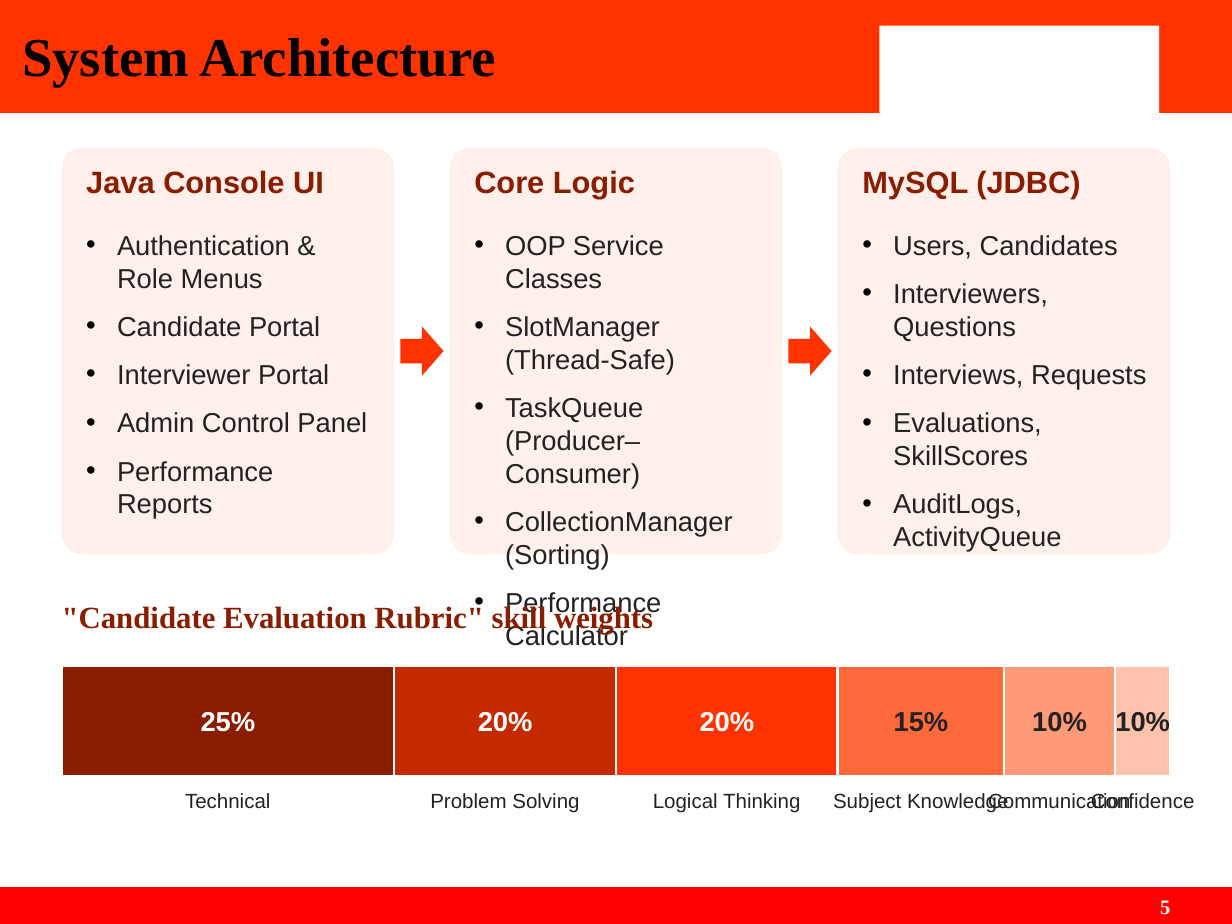
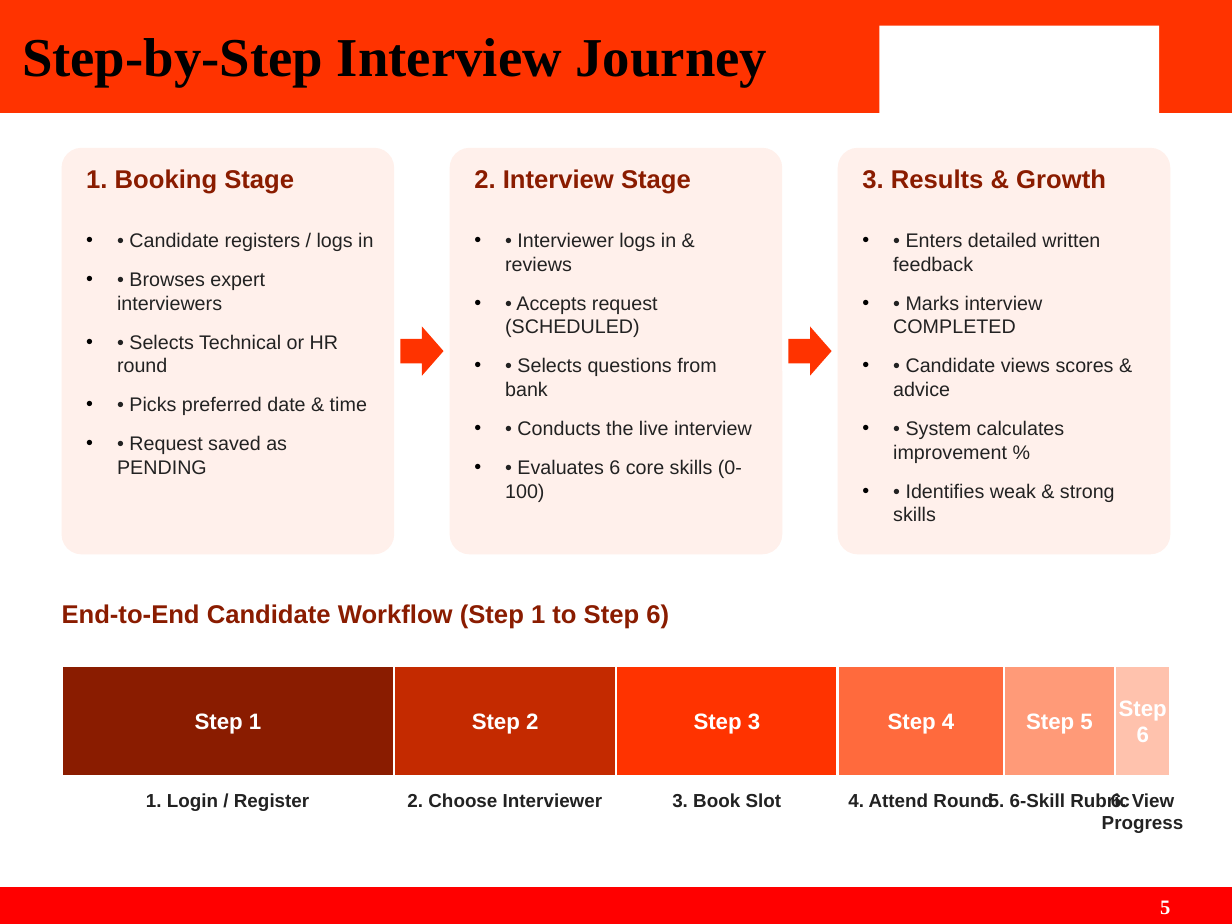
Before and after one commit to Siddhika2805/backend, a slide deck: slide 5 of InterviewHub_Presentation.pptx. Drawn at 1232x924 pixels with LibreOffice and Linux fonts; fonts in the diff are those of the drawing; background and template pictures are left out. Boxes give left, top, right and bottom in pixels: in the first picture for what was removed or moved away, otherwise in the second. Text is boxed around its words. In the diff, an @@ line names an element or a change of style, - is before the commit and + after.

Commit message:
docs(presentation): simplify objectives, update Feature 4 to Admin & Question Bank, and add 6-step user journey slide

```diff
--- a/InterviewHub_Presentation.pptx
+++ b/InterviewHub_Presentation.pptx
@@ title at [22, 38, 768, 87]: text changed @@
-System Architecture
+Step-by-Step Interview Journey
@@ text at [86, 169, 294, 194]: text changed; size 18 to 15 pt @@
-Java Console UI
+1. Booking Stage
@@ text at [474, 169, 691, 194]: text changed; size 18 to 15 pt @@
-Core Logic
+2. Interview Stage
@@ text at [862, 169, 1106, 189]: text changed; size 18 to 15 pt @@
-MySQL (JDBC)
+3. Results & Growth
@@ text at [117, 232, 373, 474]: text changed; size 16 to 11.5 pt @@
-• Authentication & Role Menus
-• Candidate Portal
-• Interviewer Portal
-• Admin Control Panel
-• Performance Reports
+• • Candidate registers / logs in
+• • Browses expert interviewers
+• • Selects Technical or HR round
+• • Picks preferred date & time
+• • Request saved as PENDING
@@ text at [505, 232, 752, 502]: text changed; size 16 to 11.5 pt @@
-• OOP Service Classes
-• SlotManager (Thread-Safe)
-• TaskQueue (Producer–Consumer)
-• CollectionManager (Sorting)
-• Performance Calculator
+• • Interviewer logs in & reviews
+• • Accepts request (SCHEDULED)
+• • Selects questions from bank
+• • Conducts the live interview
+• • Evaluates 6 core skills (0-100)
@@ text at [893, 232, 1115, 521]: text changed; size 16 to 11.5 pt @@
-• Users, Candidates
-• Interviewers, Questions
-• Interviews, Requests
-• Evaluations, SkillScores
-• AuditLogs, ActivityQueue
+• • Enters detailed written feedback
+• • Marks interview COMPLETED
+• • Candidate views scores & advice
+• • System calculates improvement %
+• • Identifies weak & strong skills
@@ text at [62, 604, 669, 629]: text changed; size 18 to 15 pt; font Times New Roman to Arial @@
-"Candidate Evaluation Rubric" skill weights
+End-to-End Candidate Workflow (Step 1 to Step 6)
@@ text in rectangle at [195, 713, 261, 734]: text changed; size 16 to 13 pt @@
-25%
+Step 1
@@ text in rectangle at [472, 713, 538, 734]: text changed; size 16 to 13 pt @@
-20%
+Step 2
@@ text in rectangle at [694, 713, 760, 734]: text changed; size 16 to 13 pt @@
-20%
+Step 3
@@ text in rectangle at [888, 713, 954, 734]: text changed; size 16 to 13 pt; text colour #222222 to #FFFFFF @@
-15%
+Step 4
@@ text in rectangle at [1026, 713, 1092, 734]: text changed; size 16 to 13 pt; text colour #222222 to #FFFFFF @@
-10%
+Step 5
@@ text in rectangle at [1119, 700, 1167, 742]: text changed; size 16 to 13 pt; text colour #222222 to #FFFFFF @@
-10%
+Step 6
@@ text at [146, 793, 309, 811]: text changed; size 12 to 11 pt; bold on @@
-Technical
+1. Login / Register
@@ text at [407, 793, 603, 807]: text changed; size 12 to 11 pt; bold on @@
-Problem Solving
+2. Choose Interviewer
@@ text at [672, 793, 782, 808]: text changed; size 12 to 11 pt; bold on @@
-Logical Thinking
+3. Book Slot
@@ text at [848, 793, 993, 807]: text changed; size 12 to 11 pt; bold on @@
-Subject Knowledge
+4. Attend Round
@@ text at [989, 793, 1130, 807]: text changed; size 12 to 11 pt; bold on @@
-Communication
+5. 6-Skill Rubric
@@ text at [1102, 793, 1184, 833]: text changed; size 12 to 11 pt; bold on @@
-Confidence
+6. View Progress
```
Also in this commit, not shown: 2 other slides changed, 1 other file.
